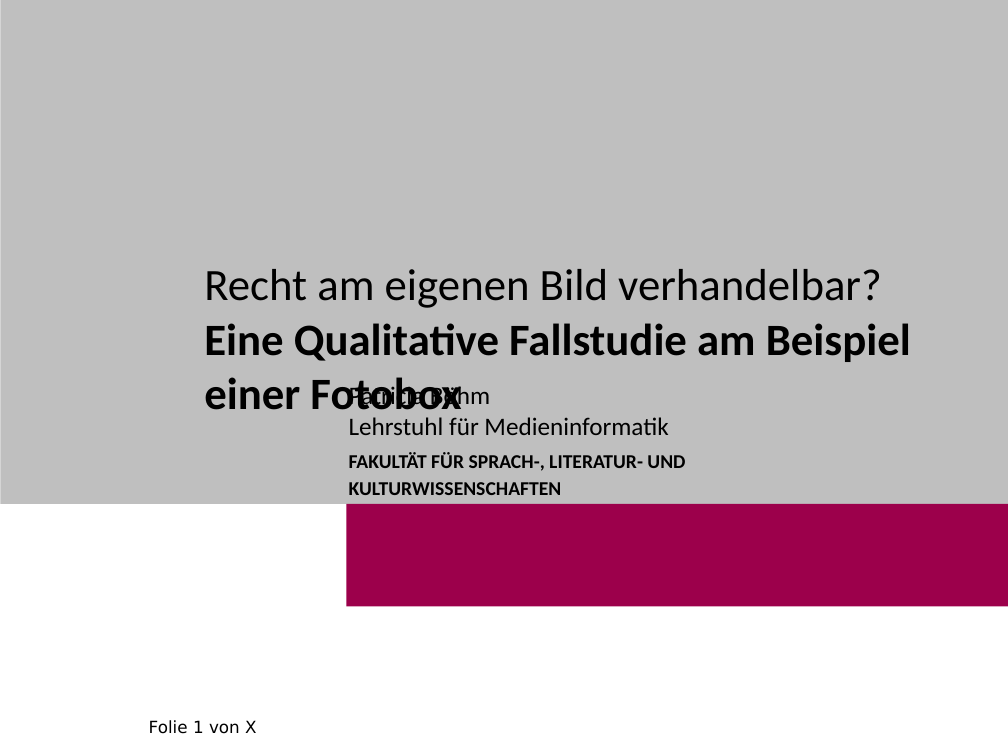
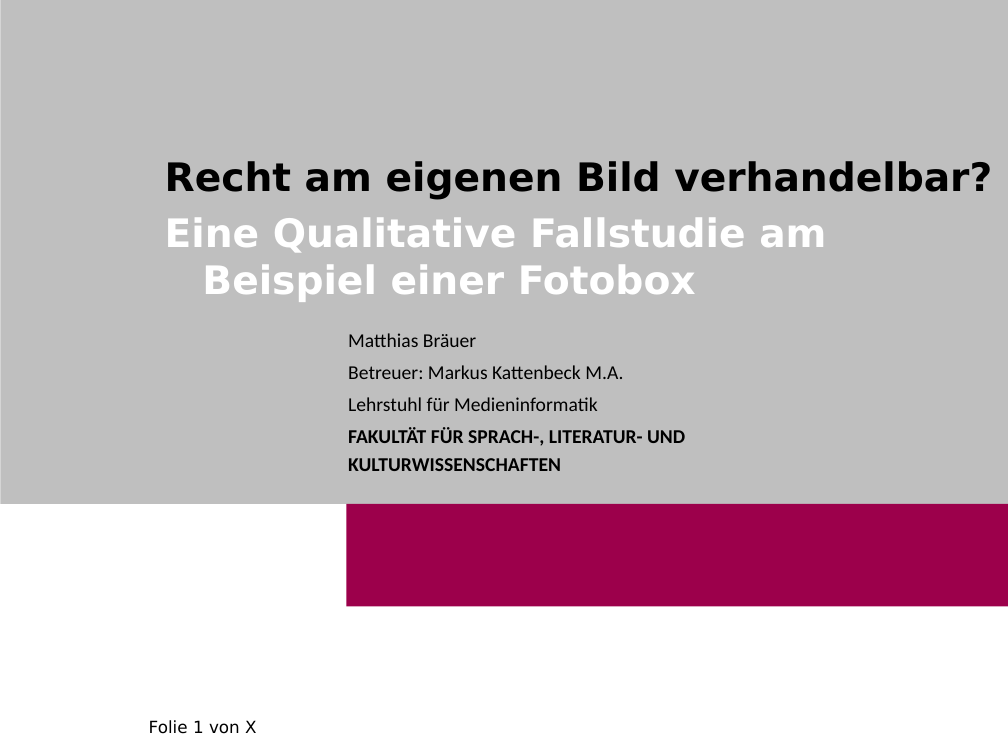
Before and after one commit to Brias/Photo-Booth, a slide deck: slide 1 of presentation/presentation.pptx. Drawn at 1008x756 pixels with LibreOffice and Linux fonts; fonts in the diff are those of the drawing; background and template pictures are left out. Boxes give left, top, right and bottom in pixels: in the first picture for what was removed or moved away, otherwise in the second. Text is boxed around its words. In the diff, an @@ line names an element or a change of style, - is before the commit and + after.

```diff
--- a/presentation/presentation.pptx
+++ b/presentation/presentation.pptx
@@ text "Recht am eigenen Bild verhandelbar?": place and size @@
-text "Recht am eigenen Bild verhandelbar?" at (204,269,882,308)
+text "Recht am eigenen Bild verhandelbar?" at (165,161,992,200)
@@ text "Recht am eigenen Bild verhandelbar?" at (165,161,992,200): size 32 to 28 pt, font Calibri to DejaVu Sans, bold on @@
@@ text at (165,217,826,302): text changed; size 32 to 28 pt; font Calibri to DejaVu Sans; text colour #000000 to #FFFFFF @@
-Eine Qualitative Fallstudie am Beispiel
-einer Fotobox
+Eine Qualitative Fallstudie am Beispiel einer Fotobox
@@ text "Matthias Bräuer": place and size @@
-text "Matthias Bräuer" at (349,384,685,495)
+text "Matthias Bräuer" at (348,333,685,471)
@@ text at (348,333,623,411): text changed; size 18 to 14 pt @@
-Patricia Böhm
-Lehrstuhl für Medieninformatik
+Matthias Bräuer
+Betreuer: Markus Kattenbeck M.A.
+Lehrstuhl für Medieninformatik
```
Also in this commit, not shown: 12 other slides changed, 1 slide added, 1 slide removed, 7 other files.
